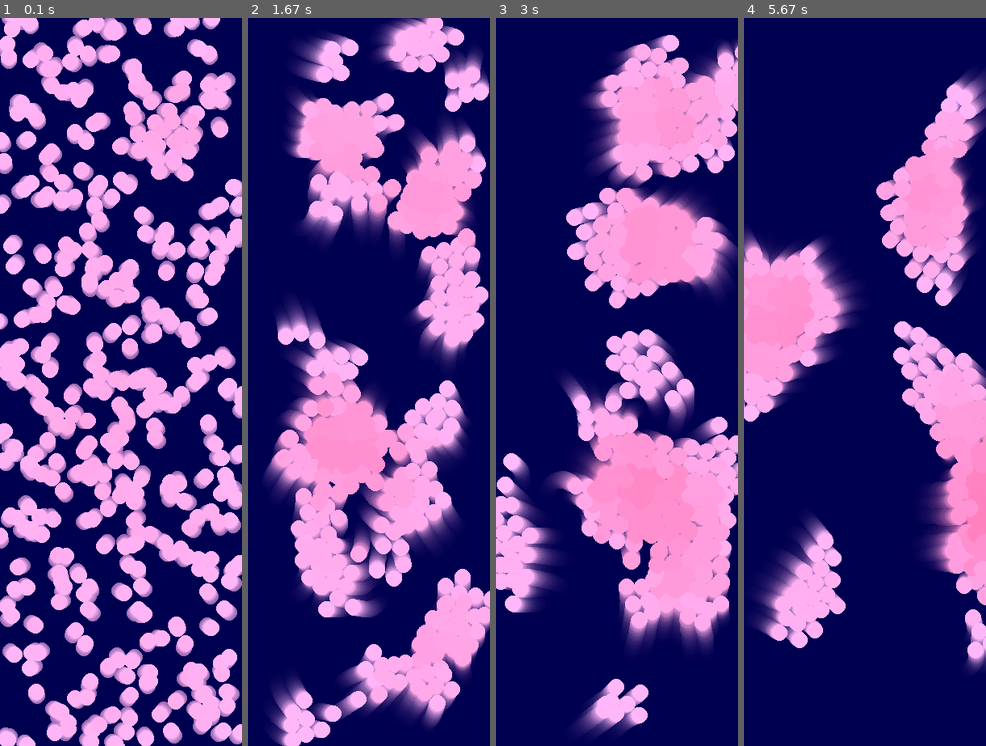
Above: before the commit, frames 1-4 (left to right).
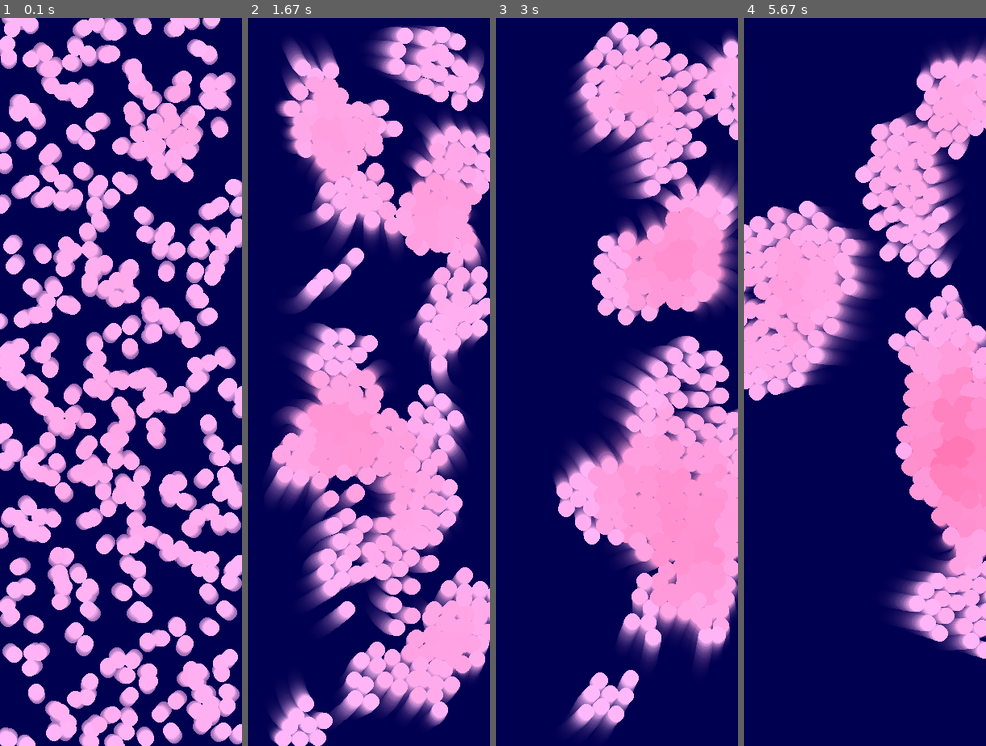
Above: after the commit, the same moments.

Repository: krvnych/pygame_lavalamp_test
Game: pygame game, started from BoidLavalamp_bounce v004_memoryOpti.py
The game is run twice, just before and just after one commit, with the same random seed, the same clock (stepped at 60 frames per second) and the same inputs.
Inputs:
- Up to frame 1 (0.1 s): no input
- Up to frame 2 (1.67 s): no input
- Up to frame 3 (3 s): no input
- Up to frame 4 (5.67 s): tap Enter at 4.83, 5.17, 5.5 s

The runs differ from the first frame. In frame 1, 0.8% of the frame differs, in the area x 0-100%, y 0-100%; in frame 2, 31%; in frame 3, 32%, in the area x 0-100%, y 0-99%; in frame 4, 29%.

Commit message:
changed separation weight from 1.5 to 1.8 in BoidLavalamp_bounce v004_memoryOpti.py

Diff:
--- a/BoidLavalamp_bounce v004_memoryOpti.py
+++ b/BoidLavalamp_bounce v004_memoryOpti.py
@@ -19,7 +19,7 @@
 
 # Pygame initialisieren
 pygame.init()
-screen = pygame.display.set_mode((WIDTH, HEIGHT))
+screen = pygame.display.set_mode((WIDTH, HEIGHT), pygame.DOUBLEBUF | pygame.HWSURFACE)
 clock = pygame.time.Clock()
 
 class Boid:
@@ -120,7 +120,7 @@
         # Gewichte für die verschiedenen Verhaltensregeln
         self.apply_force(alignment * 1.0)
         self.apply_force(cohesion * 1.0)
-        self.apply_force(separation * 1.5)
+        self.apply_force(separation * 1.8)
 
     def draw(self, screen, boids):
         # 1. Nachbarn zählen (teuer für CPU, aber okay für RAM)
